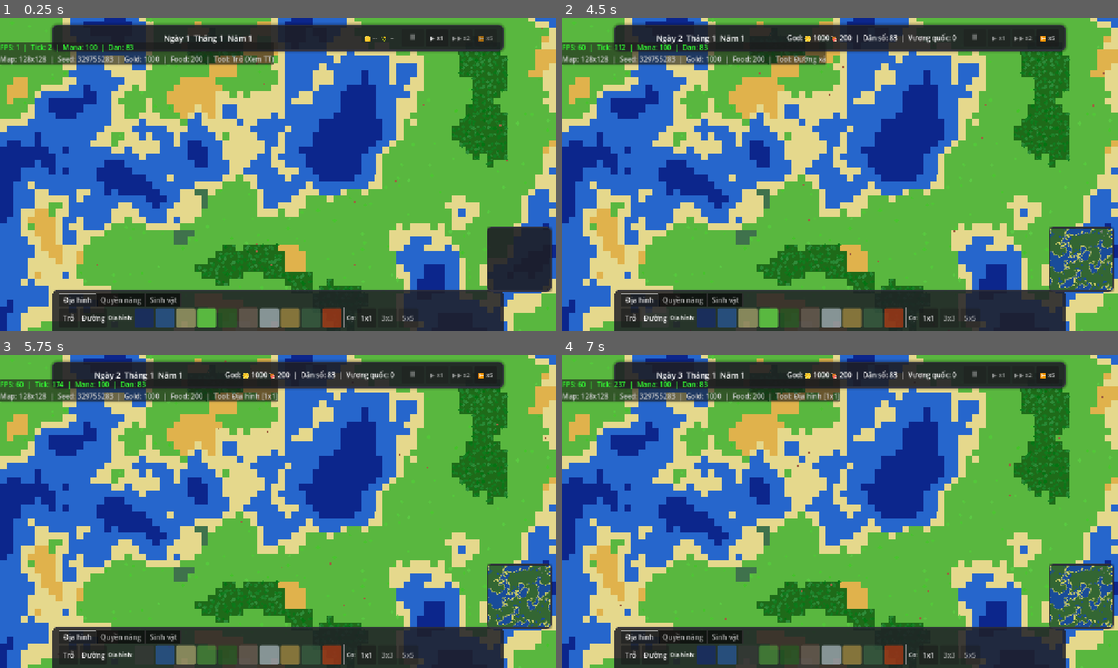
Above: before the commit, frames 1-4 (two rows, left to right).
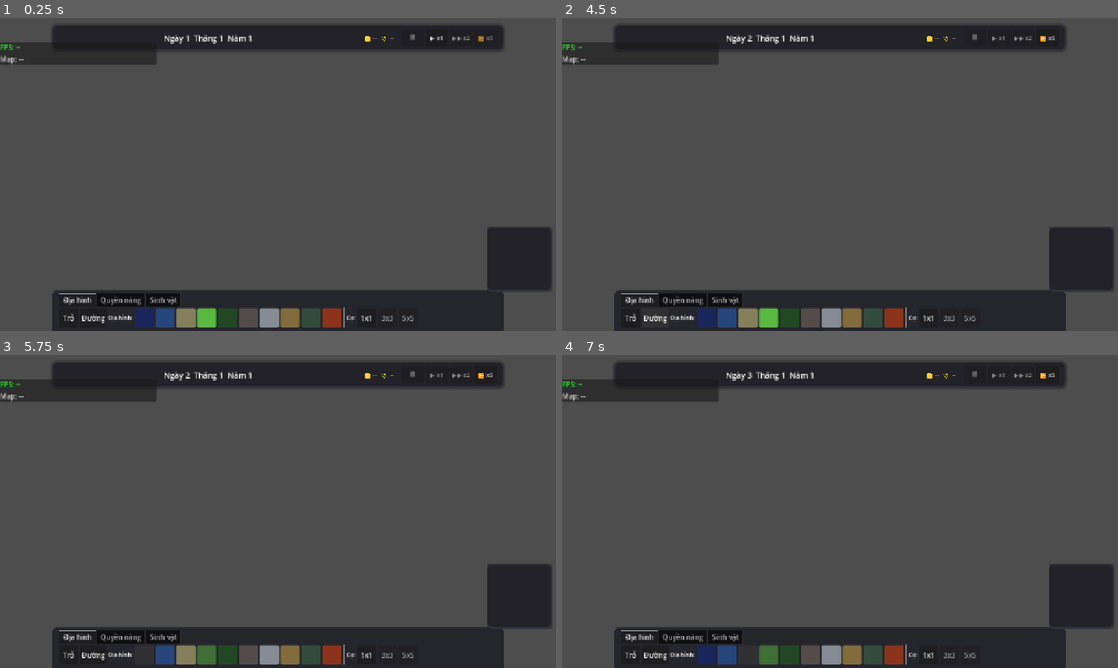
Above: after the commit, the same moments.

Repository: fate1105/worldcity
Game: Godot game, scene res://scenes/game.tscn
Same seed, same stepped clock (60 frames per second), same inputs: the game is played once before the commit and once after it.
Inputs (mouse positions are in pixels of both pictures, inside the frame that each line leads up to):
- Up to frame 1 (0.25 s): no input
- Up to frame 2 (4.5 s): click "⏸" at 0.5 s; click "▶ x1" at 1.25 s; click "▶▶ x2" at 2 s; click "⏩ x5" at 2.75 s; click "Trỏ" at 3.5 s; click "Đường" at 4.25 s
- Up to frame 3 (5.75 s): click (144, 655) at 5.02 s
- Up to frame 4 (7 s): click (728, 655) at 5.77 s; click (745, 655) at 6.52 s

The runs differ from the first frame. In frame 1, 80% of the frame differs, in the area x 0-100%, y 0-100%; in frame 2, 83%; in frame 3, 83%; in frame 4, 83%.
Error after the commit: Parse Error: Identifier "seed_val" not declared in the current scope. (res://scenes/game.gd:140)

Commit message:
feat: Nang cap AI chi tiet, them tai san, hon nhan, ngay dem

Diff:
--- a/scenes/game.gd
+++ b/scenes/game.gd
@@ -24,6 +24,8 @@
 var _kingdom_system: KingdomSystem
 var _pathfinding: PathfindingSystem
 var _rng: RandomNumberGenerator
+
+var _daynight_modulate: CanvasModulate
 
 # --- Trạng thái công cụ ---
 enum ToolMode { SELECT, TERRAIN, POWER, SPAWN, ROAD }
@@ -104,6 +106,32 @@
 	EventBus.day_passed.connect(_on_day_passed)
 	EventBus.month_passed.connect(_on_month_passed)
 
+	_daynight_modulate = CanvasModulate.new()
+	_daynight_modulate.name = "DayNightModulate"
+	add_child(_daynight_modulate)
+	_update_daynight(GameClock.tick)
+
+func _update_daynight(tick: int) -> void:
+	if not _daynight_modulate: return
+	var time_of_day = tick % 100
+	var color = Color.WHITE
+	if time_of_day < 30: # Bình minh -> Trưa
+		var t = time_of_day / 30.0
+		color = Color(0.6, 0.6, 0.8).lerp(Color.WHITE, t)
+	elif time_of_day < 50: # Trưa
+		color = Color.WHITE
+	elif time_of_day < 70: # Hoàng hôn
+		var t = (time_of_day - 50) / 20.0
+		color = Color.WHITE.lerp(Color(1.0, 0.6, 0.4), t)
+	elif time_of_day < 90: # Tối
+		var t = (time_of_day - 70) / 20.0
+		color = Color(1.0, 0.6, 0.4).lerp(Color(0.2, 0.2, 0.4), t)
+	else: # Khuya -> Bình minh
+		var t = (time_of_day - 90) / 10.0
+		color = Color(0.2, 0.2, 0.4).lerp(Color(0.6, 0.6, 0.8), t)
+
+	_daynight_modulate.color = color
+
 	EventBus.tile_changed.connect(func(tx: int, ty: int) -> void: _world_view.mark_dirty(tx, ty))
 
 	# Phát mana ban đầu lên HUD
@@ -121,6 +149,8 @@
 	_power_system.tick_mana(_world_state, delta * float(GameClock.speed))
 	_pathfinding.process_queue(DataDB.balance("perf").get("path_requests_per_tick", 20))
 	_citizen_system.tick(_world_state, _pathfinding)
+
+	_update_daynight(_tick_num)
 
 func _on_day_passed(_day: int, _month: int, _year: int) -> void:
 	# Lửa lan mỗi ngày
--- a/src/sim/citizens/citizen_store.gd
+++ b/src/sim/citizens/citizen_store.gd
@@ -34,6 +34,10 @@
 var stat_crf: PackedByteArray    # Khéo léo (Craftsmanship)
 var stat_lck: PackedByteArray    # May mắn (Luck)
 var stat_brv: PackedByteArray    # Dũng cảm (Bravery)
+var gender: PackedByteArray      # Giới tính (0: Nam, 1: Nữ)
+var spouse_id: PackedInt32Array  # ID vợ/chồng (-1 là độc thân)
+var wealth: PackedInt32Array     # Tiền bạc cá nhân
+var action_desc: Array[String]   # Chuỗi mô tả hành động đang làm
 
 var paths: Array                 # Array[Array[Vector2i]]
 var path_idx: PackedInt32Array
@@ -59,6 +63,15 @@
 	kingdom_id.resize(MAX_CITIZENS)
 	state = PackedByteArray()
 	state.resize(MAX_CITIZENS)
+	gender = PackedByteArray()
+	gender.resize(MAX_CITIZENS)
+	spouse_id = PackedInt32Array()
+	spouse_id.resize(MAX_CITIZENS)
+	spouse_id.fill(-1)
+	wealth = PackedInt32Array()
+	wealth.resize(MAX_CITIZENS)
+	action_desc = []
+	action_desc.resize(MAX_CITIZENS)
 	home_id = PackedInt32Array()
 	home_id.resize(MAX_CITIZENS)
 	home_id.fill(-1)
@@ -124,6 +137,10 @@
 	name_id[id] = 0
 	paths[id] = []
 	path_idx[id] = 0
+	gender[id] = randi() % 2 # 0: Nam, 1: Nữ
+	spouse_id[id] = -1
+	wealth[id] = 0
+	action_desc[id] = "Đang ngơ ngác"
 
 	stat_str[id] = 50
 	stat_agi[id] = 50
--- a/src/sim/citizens/citizen_system.gd
+++ b/src/sim/citizens/citizen_system.gd
@@ -23,36 +23,9 @@
 		var state: int = store.state[id]
 		match state:
 			AIState.IDLE, AIState.RESTING:
-				# Ngẫu nhiên quyết định hành động mới
+				# Quyết định hành động mới với AI Utility
 				if _rng.randf() < 0.05:
-					var went_to_job = false
-					# 60% ưu tiên đi làm nếu chưa làm
-					if state != AIState.WORKING and store.job_id[id] != -1 and world_state.buildings.has(store.job_id[id]) and _rng.randf() < 0.6:
-						var b: Building = world_state.buildings[store.job_id[id]]
-						var nx = b.x + _rng.randi_range(0, max(0, b.width - 1))
-						var ny = b.y + _rng.randi_range(0, max(0, b.height - 1))
-						pathfinding.request_path(id, Vector2i(int(store.pos_x[id]), int(store.pos_y[id])), Vector2i(nx, ny))
-						store.state[id] = AIState.WAITING_PATH
-						went_to_job = true
-
-					# Nếu không đi làm, 50% cơ hội về nhà nghỉ ngơi (nếu đang rảnh)
-					if not went_to_job and state != AIState.RESTING and store.home_id[id] != -1 and world_state.buildings.has(store.home_id[id]) and _rng.randf() < 0.5:
-						var b: Building = world_state.buildings[store.home_id[id]]
-						var nx = b.x + _rng.randi_range(0, max(0, b.width - 1))
-						var ny = b.y + _rng.randi_range(0, max(0, b.height - 1))
-						pathfinding.request_path(id, Vector2i(int(store.pos_x[id]), int(store.pos_y[id])), Vector2i(nx, ny))
-						store.state[id] = AIState.WAITING_PATH
-						went_to_job = true
-
-					if not went_to_job:
-						# Đi loanh quanh
-						var dx: float = _rng.randf_range(-10.0, 10.0)
-						var dy: float = _rng.randf_range(-10.0, 10.0)
-						var nx: int = clampi(int(store.pos_x[id] + dx), 0, grid.width - 1)
-						var ny: int = clampi(int(store.pos_y[id] + dy), 0, grid.height - 1)
-						if grid.terrain[grid.idx(nx, ny)] > 1:
-							pathfinding.request_path(id, Vector2i(int(store.pos_x[id]), int(store.pos_y[id])), Vector2i(nx, ny))
-							store.state[id] = AIState.WAITING_PATH
+					_decide_action(world_state, id, pathfinding)
 
 			AIState.WANDER:
 				var path: Array = store.paths[id]
@@ -198,8 +171,18 @@
 		var adults: Array = home_adults[hid]
 		if adults.size() < 2:
 			continue
-		var pa_id: int = adults[0]
-		var pb_id: int = adults[1]
+		var pa_id: int = -1
+		var pb_id: int = -1
+		for id1 in adults:
+			for id2 in adults:
+				if id1 != id2 and store.gender[id1] != store.gender[id2]:
+					pa_id = id1
+					pb_id = id2
+					break
+			if pa_id != -1: break
+
+		if pa_id == -1 or pb_id == -1:
+			continue
 		# Điều kiện sinh: hạnh phúc cả hai > ngưỡng, không đói quá
 		if store.happiness[pa_id] < birth_happiness_min:
 			continue
@@ -230,6 +213,7 @@
 		for i in range(0, wild_animals.size() - 1, 2):
 			var pa_id: int = wild_animals[i]
 			var pb_id: int = wild_animals[i+1]
+			if store.gender[pa_id] == store.gender[pb_id]: continue
 			if store.hunger[pa_id] > 70 or store.hunger[pb_id] > 70: continue
 			var rdata: Dictionary = DataDB.race("animal")
 			var birth_rate: float = float(rdata.get("birth_rate", 2.0)) * 0.1
@@ -243,3 +227,173 @@
 			var child_id: int = store.spawn_full(cx, cy, store.race_id[pa_id], child_traits, child_nid, pa_id, pb_id, 0, child_stats)
 			if child_id >= 0:
 				EventBus.citizen_born.emit(child_id, pa_id, pb_id)
+
+func _decide_action(world_state: WorldState, id: int, pathfinding: PathfindingSystem) -> void:
+	var store = world_state.citizens
+	var grid = world_state.tile_grid
+	var mask = store.traits[id]
+	var st = store.get_stats(id)
+
+	var time_of_day = GameClock.tick % 100
+	var is_morning = time_of_day < 50
+	var is_evening = time_of_day >= 50 and time_of_day < 80
+	var is_night = time_of_day >= 80
+
+	var score_work = 20.0
+	var score_rest = 30.0 + (store.hunger[id] * 0.5)
+	var score_socialize = 10.0 + st[4] * 0.5 # Sức hút (Cha)
+	var score_train = 10.0 + st[0] * 0.3 + st[7] * 0.3 # Sức mạnh (Str) + Dũng cảm (Brv)
+	var score_crime = 0.0
+	var score_forage = 0.0
+	var score_spend = 0.0 # Tiêu tiền giải trí
+
+	if is_morning: score_work += 50.0
+	if is_evening: score_socialize += 40.0; score_spend += 30.0
+	if is_night: score_rest += 100.0
+
+	if TraitSystem.has_trait(mask, "hardworking"): score_work += 50.0; score_rest -= 20.0
+	if TraitSystem.has_trait(mask, "lazy"): score_rest += 50.0; score_work -= 30.0
+	if TraitSystem.has_trait(mask, "leader"): score_socialize += 40.0
+	if TraitSystem.has_trait(mask, "warrior") or TraitSystem.has_trait(mask, "aggressive"): score_train += 40.0
+	if TraitSystem.has_trait(mask, "greedy") or TraitSystem.has_trait(mask, "aggressive"): score_crime += 40.0
+
+	if store.wealth[id] > 50: score_spend += store.wealth[id] * 0.1
+
+	# Đói quá thì bắt buộc đi tìm đồ ăn
+	if store.hunger[id] > 50:
+		score_forage = store.hunger[id] * 2.0
+		if store.wealth[id] >= 10: # Dùng tiền mua đồ ăn nhanh
+			store.wealth[id] -= 10
+			store.hunger[id] = 0
+			store.action_desc[id] = "Vừa tốn tiền mua bánh mì"
+			return
+
+	# Tìm max score
+	var max_score = score_work
+	var action = 0 # 0: Work, 1: Rest, 2: Socialize, 3: Train, 4: Crime, 5: Forage, 6: Spend
+
+	if score_rest > max_score: max_score = score_rest; action = 1
+	if score_socialize > max_score: max_score = score_socialize; action = 2
+	if score_train > max_score: max_score = score_train; action = 3
+	if score_crime > max_score: max_score = score_crime; action = 4
+	if score_forage > max_score: max_score = score_forage; action = 5
+	if score_spend > max_score: max_score = score_spend; action = 6
+
+	match action:
+		0: # Work
+			if store.job_id[id] != -1 and world_state.buildings.has(store.job_id[id]):
+				var b = world_state.buildings[store.job_id[id]]
+				_go_to_building(store, id, b, pathfinding)
+				store.state[id] = AIState.WAITING_PATH
+				store.wealth[id] += _rng.randi_range(2, 5) # Kiếm tiền
+				store.action_desc[id] = "Đang cày cuốc kiếm tiền"
+			else:
+				_wander(store, id, grid, pathfinding)
+				store.action_desc[id] = "Thất nghiệp đi dạo"
+		1: # Rest
+			if store.home_id[id] != -1 and world_state.buildings.has(store.home_id[id]):
+				var b = world_state.buildings[store.home_id[id]]
+				_go_to_building(store, id, b, pathfinding)
+				store.state[id] = AIState.WAITING_PATH
+				if store.spouse_id[id] != -1:
+					store.action_desc[id] = "Đang ngủ cùng bạn đời"
+				else:
+					store.action_desc[id] = "Đang ngủ một mình"
+			else:
+				_wander(store, id, grid, pathfinding)
+				store.action_desc[id] = "Ngủ lang thang ngoài đường"
+		2: # Socialize
+			if store.spouse_id[id] == -1 and store.age[id] >= 216: # Độc thân & đủ 18 tuổi (18*12)
+				var target_id = _find_closest_citizen(store, id, 15.0)
+				if target_id != -1 and store.spouse_id[target_id] == -1 and store.age[target_id] >= 216 and store.gender[id] != store.gender[target_id]:
+					if _rng.randf() < 0.1: # 10% cơ hội kết hôn khi gặp
+						store.spouse_id[id] = target_id
+						store.spouse_id[target_id] = id
+						# Chuyển về chung 1 nhà nếu có thể
+						if store.home_id[id] != -1:
+							store.home_id[target_id] = store.home_id[id]
+						store.action_desc[id] = "Vừa cầu hôn thành công!"
+						store.action_desc[target_id] = "Vừa được cầu hôn!"
+						store.happiness[id] = 100
+						store.happiness[target_id] = 100
+						return
+
+			var target_id = _find_closest_citizen(store, id, 15.0)
+			if target_id != -1:
+				pathfinding.request_path(id, Vector2i(int(store.pos_x[id]), int(store.pos_y[id])), Vector2i(int(store.pos_x[target_id]), int(store.pos_y[target_id])))
+				store.state[id] = AIState.WAITING_PATH
+				store.happiness[id] = clampi(store.happiness[id] + 5, 0, 100)
+				store.happiness[target_id] = clampi(store.happiness[target_id] + 5, 0, 100)
+				store.action_desc[id] = "Đang tám chuyện vui vẻ"
+			else:
+				_wander(store, id, grid, pathfinding)
+				store.action_desc[id] = "Đang tìm người tâm sự"
+		3: # Train
+			_wander(store, id, grid, pathfinding)
+			var stats = store.get_stats(id)
+			stats[0] = clampi(stats[0] + 1, 1, 100) # Tăng Sức mạnh
+			stats[7] = clampi(stats[7] + 1, 1, 100) # Tăng Dũng cảm
+			store.set_stats(id, stats)
+			store.action_desc[id] = "Đang hít đất bồi dưỡng sức mạnh"
+		4: # Crime (Gây hấn / Ăn trộm)
+			var target_id = _find_closest_citizen(store, id, 5.0)
+			if target_id != -1:
+				store.happiness[target_id] = clampi(store.happiness[target_id] - 15, 0, 100)
+				store.happiness[id] = clampi(store.happiness[id] + 10, 0, 100)
+				if store.wealth[target_id] > 0:
+					var stolen = mini(store.wealth[target_id], 15)
+					store.wealth[target_id] -= stolen
+					store.wealth[id] += stolen
+				store.action_desc[id] = "Vừa chấn lột được tài sản"
+				store.action_desc[target_id] = "Bị cướp mất tiền!"
+			_wander(store, id, grid, pathfinding)
+			if target_id == -1: store.action_desc[id] = "Đang đi tìm con mồi"
+		5: # Forage
+			_wander_to_terrain(store, id, grid, pathfinding, [3, 4]) # Grass/Forest
+			store.action_desc[id] = "Đói rã ruột đi hái trái cây"
+		6: # Spend (Giải trí)
+			store.wealth[id] -= 5
+			store.happiness[id] = clampi(store.happiness[id] + 15, 0, 100)
+			_wander(store, id, grid, pathfinding)
+			store.action_desc[id] = "Đang tiêu tiền mua vui"
+
+func _go_to_building(store, id, b, pathfinding):
+	var nx = b.x + _rng.randi_range(0, max(0, b.width - 1))
+	var ny = b.y + _rng.randi_range(0, max(0, b.height - 1))
+	pathfinding.request_path(id, Vector2i(int(store.pos_x[id]), int(store.pos_y[id])), Vector2i(nx, ny))
+
+func _wander(store, id, grid, pathfinding):
+	var dx = _rng.randf_range(-10.0, 10.0)
+	var dy = _rng.randf_range(-10.0, 10.0)
+	var nx: int = clampi(int(store.pos_x[id] + dx), 0, grid.width - 1)
+	var ny: int = clampi(int(store.pos_y[id] + dy), 0, grid.height - 1)
+	if grid.terrain[grid.idx(nx, ny)] > 1:
+		pathfinding.request_path(id, Vector2i(int(store.pos_x[id]), int(store.pos_y[id])), Vector2i(nx, ny))
+		store.state[id] = AIState.WAITING_PATH
+
+func _wander_to_terrain(store, id, grid, pathfinding, terrain_types: Array):
+	for i in range(10): # Thử tối đa 10 lần
+		var dx = _rng.randf_range(-15.0, 15.0)
+		var dy = _rng.randf_range(-15.0, 15.0)
+		var nx: int = clampi(int(store.pos_x[id] + dx), 0, grid.width - 1)
+		var ny: int = clampi(int(store.pos_y[id] + dy), 0, grid.height - 1)
+		if terrain_types.has(grid.terrain[grid.idx(nx, ny)]):
+			pathfinding.request_path(id, Vector2i(int(store.pos_x[id]), int(store.pos_y[id])), Vector2i(nx, ny))
+			store.state[id] = AIState.WAITING_PATH
+			return
+	_wander(store, id, grid, pathfinding)
+
+func _find_closest_citizen(store, self_id, max_dist) -> int:
+	var closest_id = -1
+	var min_d2 = max_dist * max_dist
+	var sx = store.pos_x[self_id]
+	var sy = store.pos_y[self_id]
+	for id in range(CitizenStore.MAX_CITIZENS):
+		if id != self_id and store.alive[id] == 1:
+			var dx = store.pos_x[id] - sx
+			var dy = store.pos_y[id] - sy
+			var d2 = dx*dx + dy*dy
+			if d2 < min_d2:
+				min_d2 = d2
+				closest_id = id
+	return closest_id
--- a/src/ui/hud.gd
+++ b/src/ui/hud.gd
@@ -196,12 +196,26 @@
 	elif avg_st >= 45: rank_str = "C (Thường)"
 	elif avg_st >= 30: rank_str = "D (Kém)"
 
+	var gender_str = "Nam" if store.gender[id] == 0 else "Nữ"
+
+	var spouse_str = "Độc thân"
+	if store.spouse_id[id] != -1:
+		var sp_id = store.spouse_id[id]
+		if store.alive[sp_id]:
+			spouse_str = "Đã kết hôn với " + _world_state_ref.citizen_names.get_name(store.name_id[sp_id])
+		else:
+			spouse_str = "Góa"
+
+	var action_str = store.action_desc[id]
+	if action_str == "": action_str = "Đang ngơ ngác"
+
 	_label_title.text = "%s (%s) - %s" % [citizen_name, races[r] if r < races.size() else "???", rank_str]
-	_label_stats.text = "Vương quốc: %s\nTuổi: %d tháng\nĐói: %d/100 | Hạnh phúc: %d/100\nTraits: %s\n\nChỉ số (0-100):\nSức mạnh: %d | Nhanh nhẹn: %d\nTrí tuệ: %d | Thể lực: %d\nSức hút: %d | Khéo léo: %d\nMay mắn: %d | Dũng cảm: %d" % [
+	_label_stats.text = "Vương quốc: %s\nGiới tính: %s | Tuổi: %d tháng | Hôn nhân: %s\nTài sản: %d Vàng\nĐói: %d/100 | Hạnh phúc: %d/100\nTrạng thái: %s\nTraits: %s\n\nChỉ số (0-100):\nSức mạnh: %d | Nhanh nhẹn: %d\nTrí tuệ: %d | Thể lực: %d\nSức hút: %d | Khéo léo: %d\nMay mắn: %d | Dũng cảm: %d" % [
 		kingdom_str,
-		store.age[id],
-		store.hunger[id],
-		store.happiness[id],
+		gender_str, store.age[id], spouse_str,
+		store.wealth[id],
+		store.hunger[id], store.happiness[id],
+		action_str,
 		trait_str,
 		st[0], st[1], st[2], st[3], st[4], st[5], st[6], st[7]
 	]
